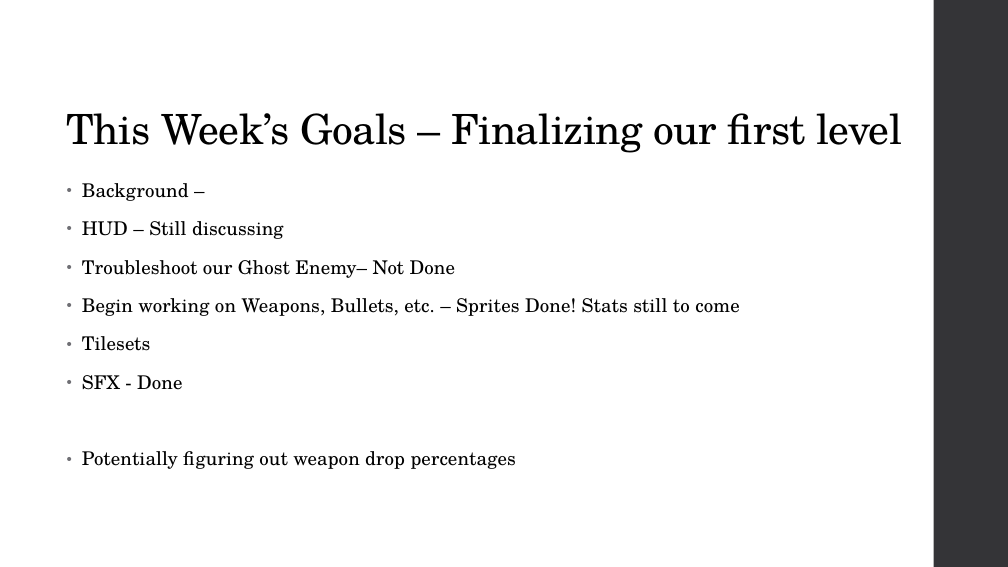
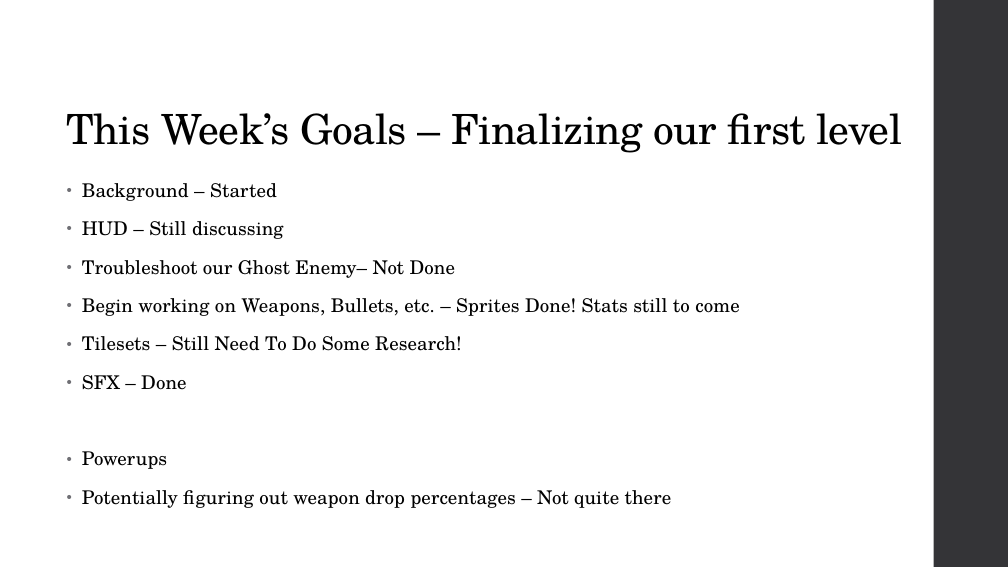
Before and after one commit to qtAlex6986/gdd1100-group-project, a slide deck: slide 2 of GDD 1101-001 Demo 3.pptx. Drawn at 1008x567 pixels with LibreOffice and Linux fonts; fonts in the diff are those of the drawing. Boxes give left, top, right and bottom in pixels: in the first picture for what was removed or moved away, otherwise in the second. Text is boxed around its words. In the diff, an @@ line names an element or a change of style, - is before the commit and + after.

```diff
--- a/GDD 1101-001 Demo 3.pptx
+++ b/GDD 1101-001 Demo 3.pptx
@@ text at [82, 183, 277, 201]: text changed @@
-• Background –
+• Background – Started
@@ text at [82, 336, 671, 508]: text changed @@
-• Tilesets
-• SFX - Done
-• Potentially figuring out weapon drop percentages
+• Tilesets – Still Need To Do Some Research!
+• SFX – Done
+• Powerups
+• Potentially figuring out weapon drop percentages – Not quite there
```
Also in this commit, not shown: 1 other slide changed.
